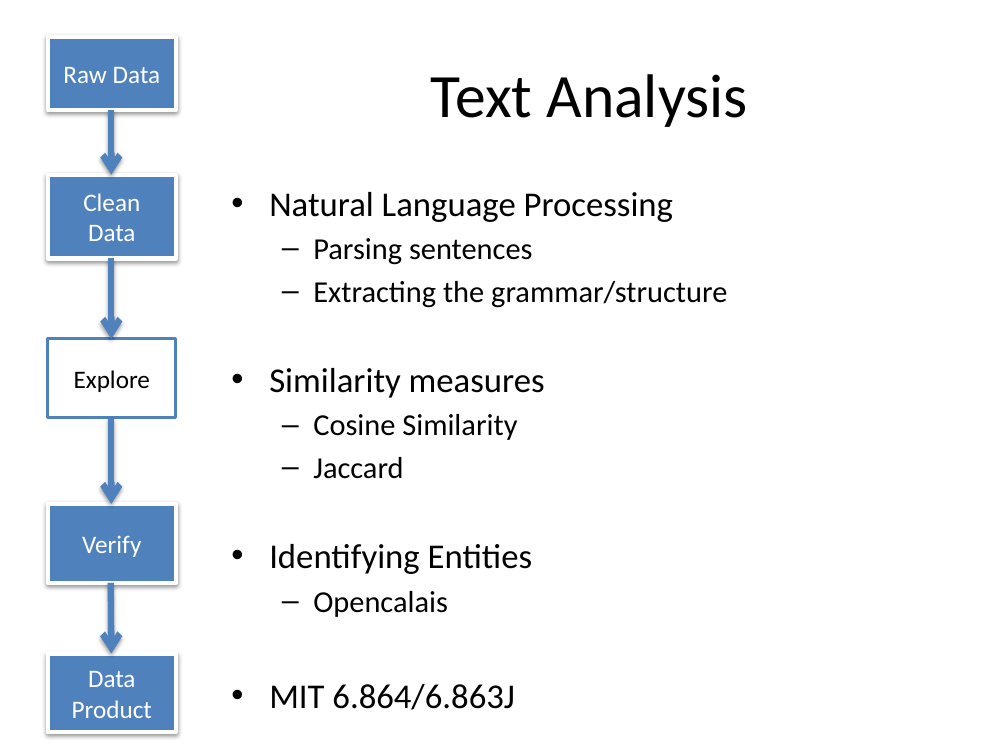
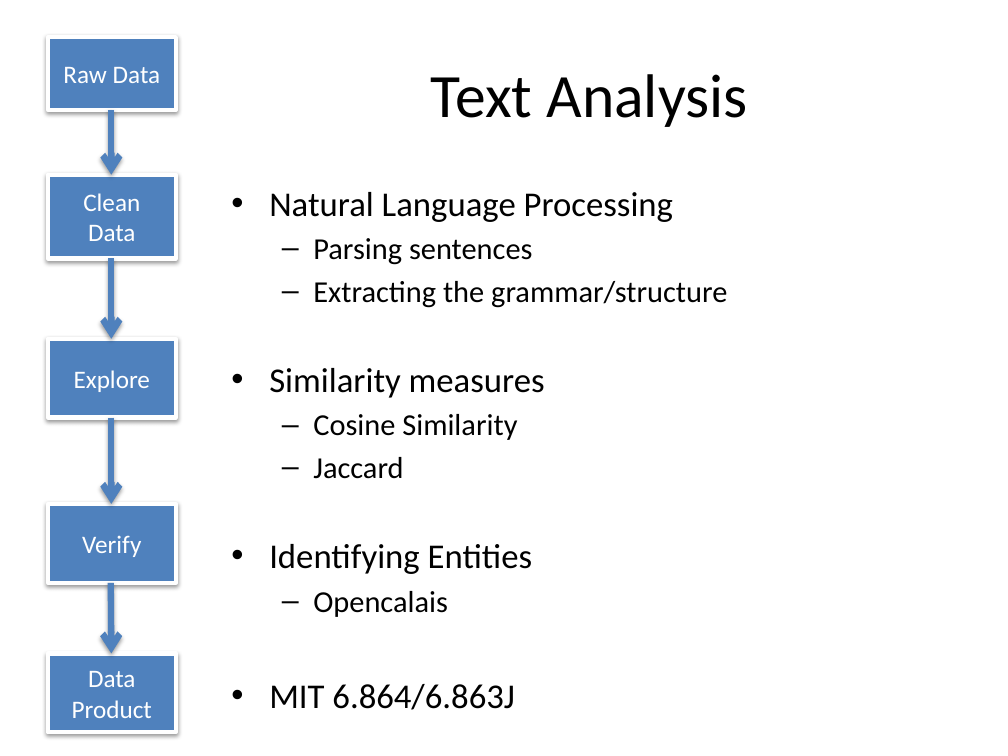
Before and after one commit to dataiap/dataiap, a slide deck: slide 27 of lectures/day6.pptx. Drawn at 1008x756 pixels with LibreOffice and Linux fonts; fonts in the diff are those of the drawing. Boxes give left, top, right and bottom in pixels: in the first picture for what was removed or moved away, otherwise in the second. Text is boxed around its words. In the diff, an @@ line names an element or a change of style, - is before the commit and + after.

```diff
--- a/lectures/day6.pptx
+++ b/lectures/day6.pptx
@@ rectangle "Explore" at (x1=47, y1=339, x2=175, y2=417): text colour #000000 to #FFFFFF; fill #FFFFFF to #4F81BD; outline #4F81BD 2 pt to #FFFFFF 3 pt; shadow on @@
```
Also in this commit, not shown: 12 other slides changed.
